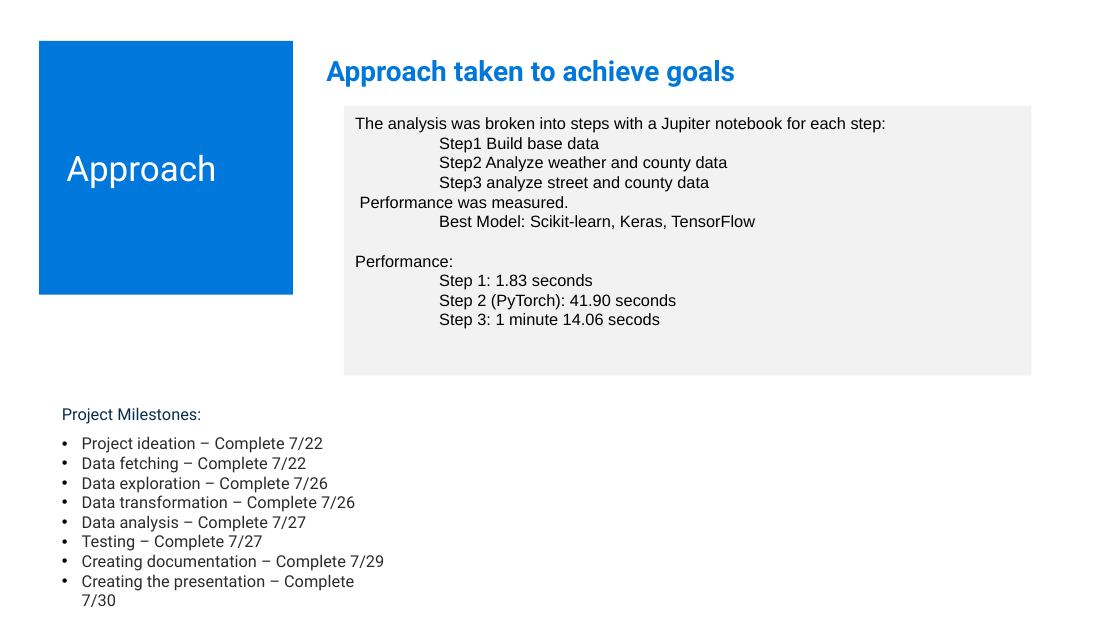
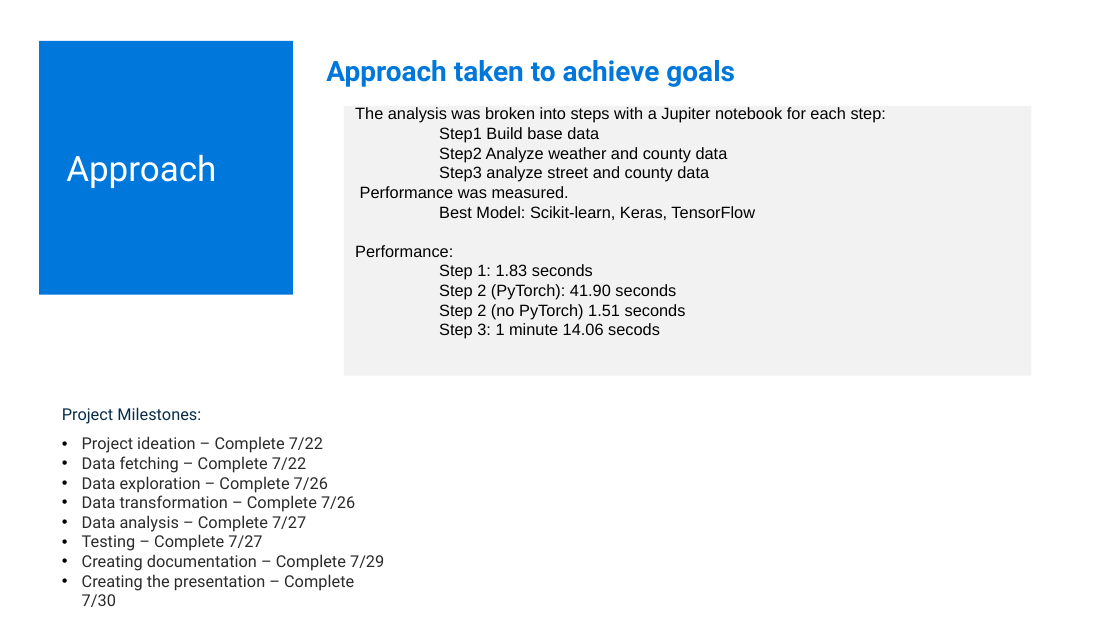
Before and after one commit to tbrown14611/Project_3_Final, a slide deck: slide 5 of Team_6_AI_Bootcamp_Project_3_Final.pptx. Drawn at 1120x630 pixels with LibreOffice and Linux fonts; fonts in the diff are those of the drawing. Boxes give left, top, right and bottom in pixels: in the first picture for what was removed or moved away, otherwise in the second. Text is boxed around its words. In the diff, an @@ line names an element or a change of style, - is before the commit and + after.

Commit message:
Updates 7-30 PDF and PPT

```diff
--- a/Team_6_AI_Bootcamp_Project_3_Final.pptx
+++ b/Team_6_AI_Bootcamp_Project_3_Final.pptx
@@ text in rectangle at (x1=439, y1=304, x2=686, y2=319): paragraph added @@
+Step 2 (no PyTorch) 1.51 seconds
```
Also in this commit, not shown: 2 other files.
